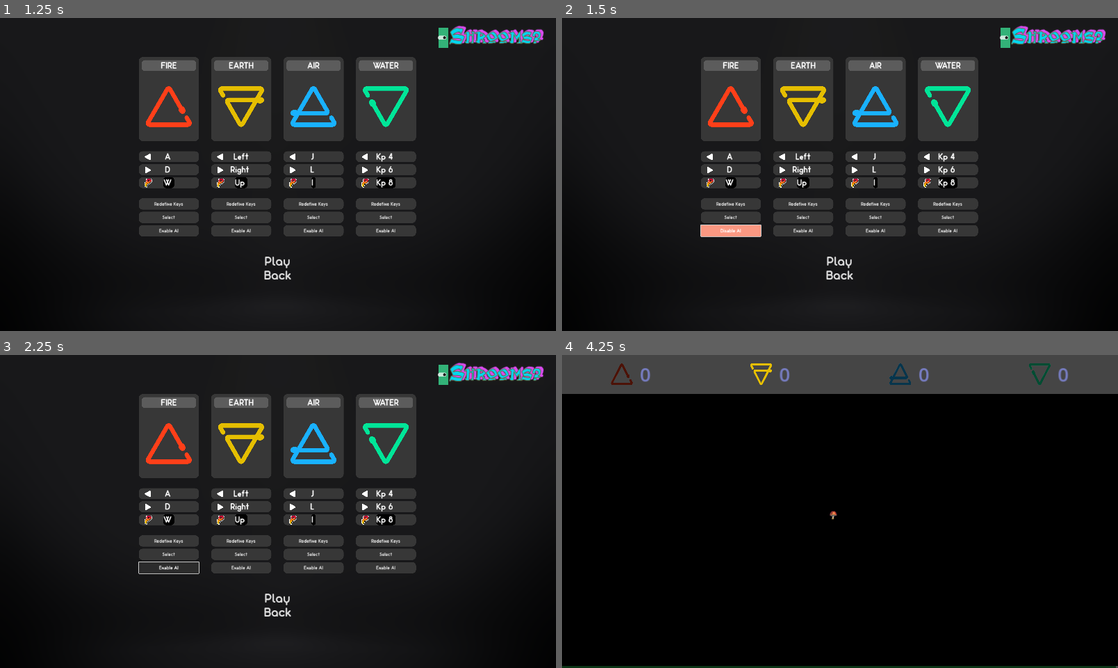
Above: before the commit, frames 1-4 (two rows, left to right).
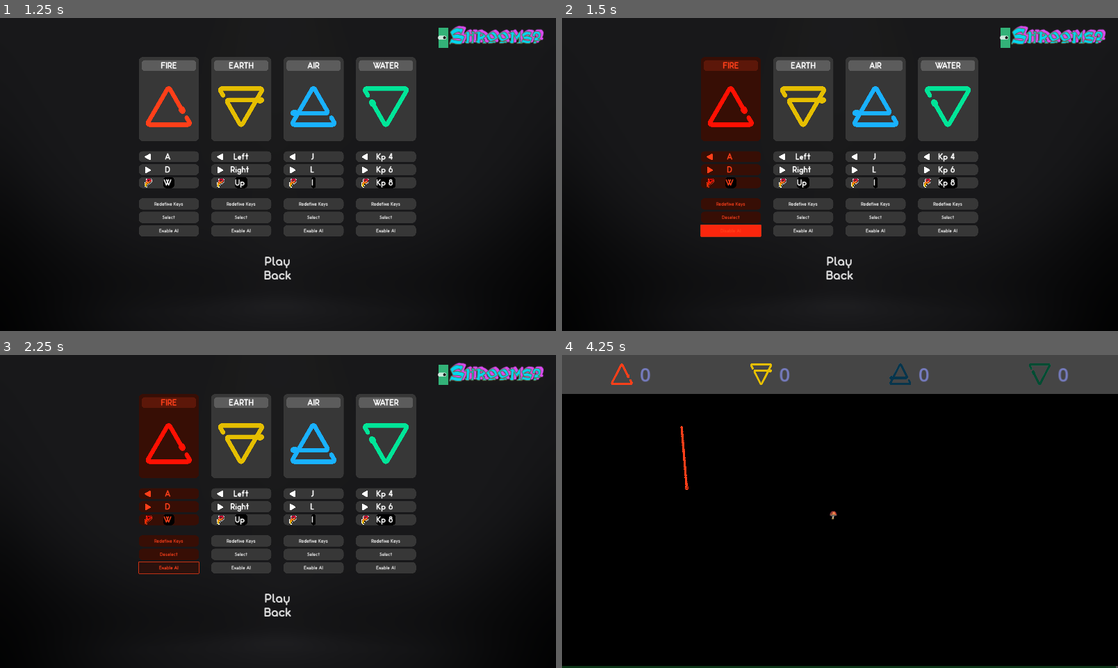
Above: after the commit, the same moments.

Repository: Raikul/pune-plus
Game: Godot game, scene res://scenes/menu.tscn
Two runs of this game, one before a commit and one after it. Both use one fixed random seed, a clock stepped at 60 frames per second and the inputs below.
Inputs (mouse positions are in pixels of both pictures, inside the frame that each line leads up to):
- Up to frame 1 (1.25 s): click "Play" at 0.5 s
- Up to frame 2 (1.5 s): click "Enable AI" at 1.25 s
- Up to frame 3 (2.25 s): click "Disable AI" at 2 s
- Up to frame 4 (4.25 s): click "Play" at 2.75 s; move the mouse to (962, 495) at 3.52 s; hold Keypad 6 (Player4Right) from 3.53 s (still down); hold Up (Player2Up) from 3.53 s (still down)

Frame 1 is identical in both runs. In frame 2, 5.2% of the frame differs, in the area x 24-36%, y 12-70%; in frame 3, 5.2%; in frame 4, 0.2%.

Commit message:
enable ai selects

Diff:
--- a/scenes/player.tscn
+++ b/scenes/player.tscn
@@ -81,6 +81,9 @@
 [node name="DashTimer" type="Timer" parent="." groups=["timers"]]
 one_shot = true
 
+[node name="StopAndBreatheTimer" type="Timer" parent="." groups=["timers"]]
+one_shot = true
+
 [node name="CooldownTimer" type="Timer" parent="." groups=["timers"]]
 wait_time = 6.0
 one_shot = true
--- a/scripts/Player.gd
+++ b/scripts/Player.gd
@@ -49,9 +49,9 @@
 	screen_size = get_viewport_rect().size
 
 	$HulkTimer.connect("timeout", unhulk.bind(Global.playerColors[playerId]))
-	$DashTimer.connect("timeout", undash.bind(speed, Global.playerColors[playerId]))
+	$DashTimer.connect("timeout", stop_and_breathe.bind(speed, Global.playerColors[playerId]))
 	$CooldownTimer.connect("timeout", powerReady.bind(Global.playerColors[playerId]))
-
+	$StopAndBreatheTimer.connect("timeout", undash.bind(speed, Global.playerColors[playerId]))
 	$HulkTimer.add_to_group("timers", true)
 
 
@@ -246,6 +246,11 @@
 	speed = prevSpeed
 	$HeadSprite.modulate = prevColor
 
+func stop_and_breathe(prevSpeed,prevColor):
+	speed = 0
+	$HeadSprite.modulate = Color.ORANGE
+	$StopAndBreatheTimer.start()
+
 func shoot():
 	shoot_fireball(projectileScene)
 	$Shoot.play()
--- a/scripts/player_setup.gd
+++ b/scripts/player_setup.gd
@@ -176,5 +176,16 @@
 func _on_enable_ai_toggled(button_pressed, player_id):
 	#Connected through Scene - TODO: Connect through code
 	Global.AI_Enabled[player_id] = button_pressed
+	if button_pressed: enable_player(player_id)
+	pass # Replace with function body.
 
-	pass # Replace with function body.
+func enable_player(player_id:int) -> void:
+	match player_id:
+		1:
+			if !player1Active : _on_p_1on_pressed()
+		2:
+			if !player2Active : _on_p_2on_pressed()
+		3:
+			if !player3Active : _on_p_3on_pressed()
+		4:
+			if !player4Active : _on_p_4on_pressed()
